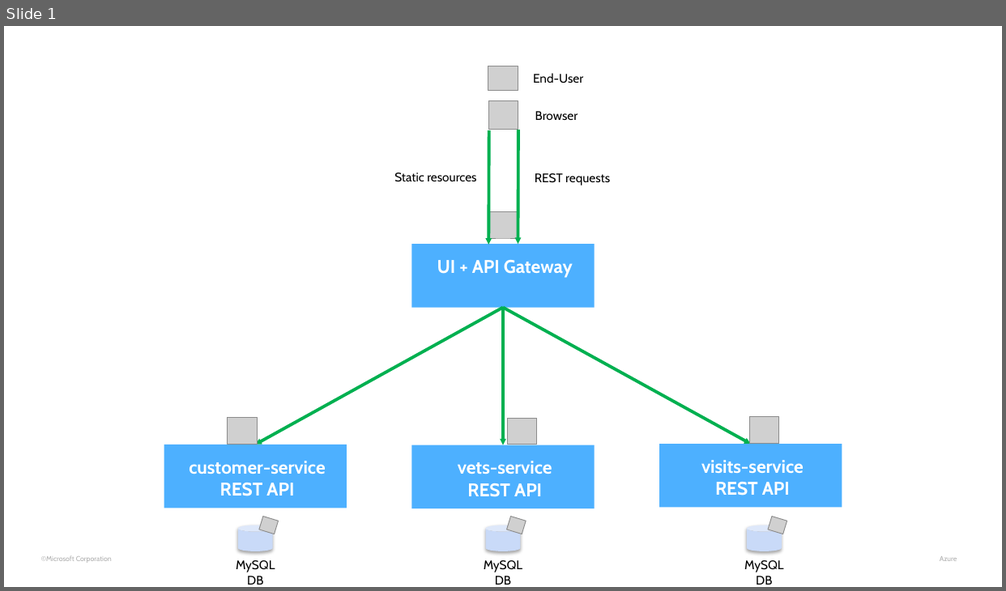
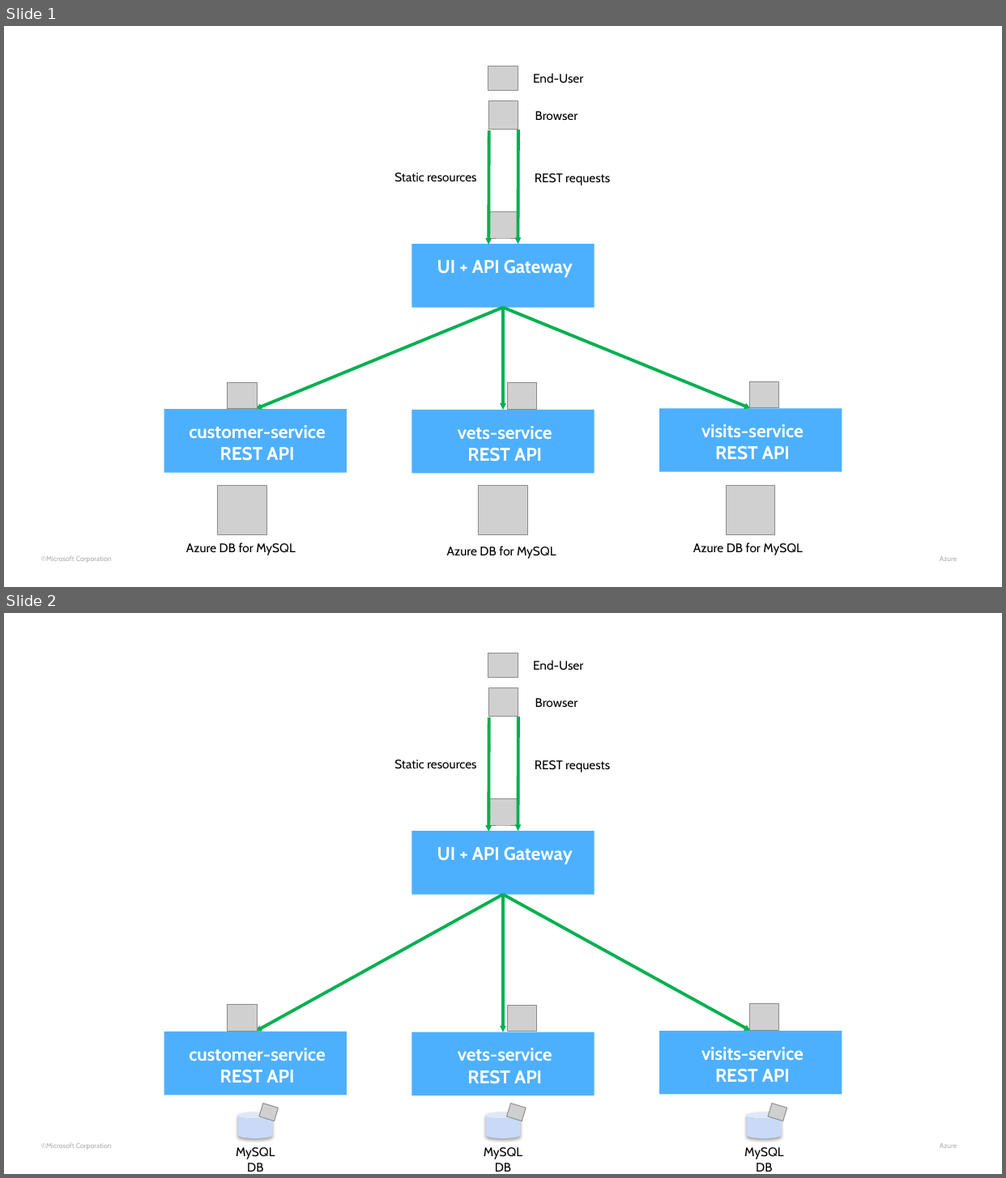
Before and after one commit to ezYakaEagle442/aro-java-petclinic-mic-srv, a slide deck: docs/microservices-architecture-diagram.pptx. Shown one above the other, each under a label of ours: slide 1 before the commit, slides 1 and 2 after it. The pictures are 1006x591 and 1006x1178 pixels, drawn with LibreOffice and Linux fonts; fonts in the diff are those of the drawing; grey boxes stand for pictures; background and template pictures are left out. Boxes give left, top, right and bottom in pixels: in the first picture for what was removed or moved away, otherwise in the second. Text is boxed around its words. In the diff, an @@ line names an element or a change of style, - is before the commit and + after.

Commit message:
added Azure DB for MySQL icon in the Achitecture diagram

```diff
--- a/docs/microservices-architecture-diagram.pptx
+++ b/docs/microservices-architecture-diagram.pptx
@@ slide 1 added at (4, 26, 1002, 587), background #FFFFFF; not listed: 1 template element that a slide beside it also shows @@
@@ picture added at (488, 66, 518, 90) @@
@@ text added at (533, 73, 583, 84), 12 pt, text #000000 @@
+End-User
@@ picture added at (489, 101, 518, 130) @@
@@ text added at (535, 111, 578, 120), 12 pt, text #000000 @@
+Browser
@@ arrow added from (489, 130) to (489, 245), #00B050 3 pt @@
@@ arrow added from (518, 130) to (518, 244), #00B050 3 pt @@
@@ text added at (394, 173, 476, 182), 12 pt, text #000000 @@
+Static resources
@@ text added at (535, 173, 610, 186), 12 pt, text #000000 @@
+REST requests
@@ picture added at (488, 211, 518, 238) @@
@@ rectangle added at (412, 244, 594, 308), fill #4DB0FF, 17.6 pt, text #FFFFFF, bold @@
+UI + API Gateway
@@ arrow added from (503, 308) to (256, 409), #00B050 3 pt @@
@@ arrow added from (503, 308) to (503, 410), #00B050 3 pt @@
@@ arrow added from (503, 308) to (750, 408), #00B050 3 pt @@
@@ picture added at (228, 382, 257, 408) @@
@@ picture added at (508, 383, 537, 409) @@
@@ picture added at (750, 382, 779, 408) @@
@@ rectangle added at (164, 409, 347, 473), fill #4DB0FF, 17.6 pt, text #FFFFFF, bold @@
+customer-service
+REST API
@@ rectangle added at (412, 410, 594, 474), fill #4DB0FF, 17.6 pt, text #FFFFFF, bold @@
+vets-service
+REST API
@@ rectangle added at (660, 408, 842, 472), fill #4DB0FF, 17.6 pt, text #FFFFFF, bold @@
+visits-service
+REST API
@@ picture added at (218, 485, 267, 535) @@
@@ picture added at (479, 486, 528, 535) @@
@@ picture added at (727, 485, 776, 535) @@
@@ text added at (186, 543, 295, 556), 12 pt, text #000000 @@
+Azure DB for MySQL
@@ text added at (447, 546, 556, 559), 12 pt, text #000000 @@
+Azure DB for MySQL
@@ text added at (693, 543, 802, 556), 12 pt, text #000000 @@
+Azure DB for MySQL
@@ what was slide 1 is now slide 2 @@
```
Also in this commit, not shown: 1 other file.
